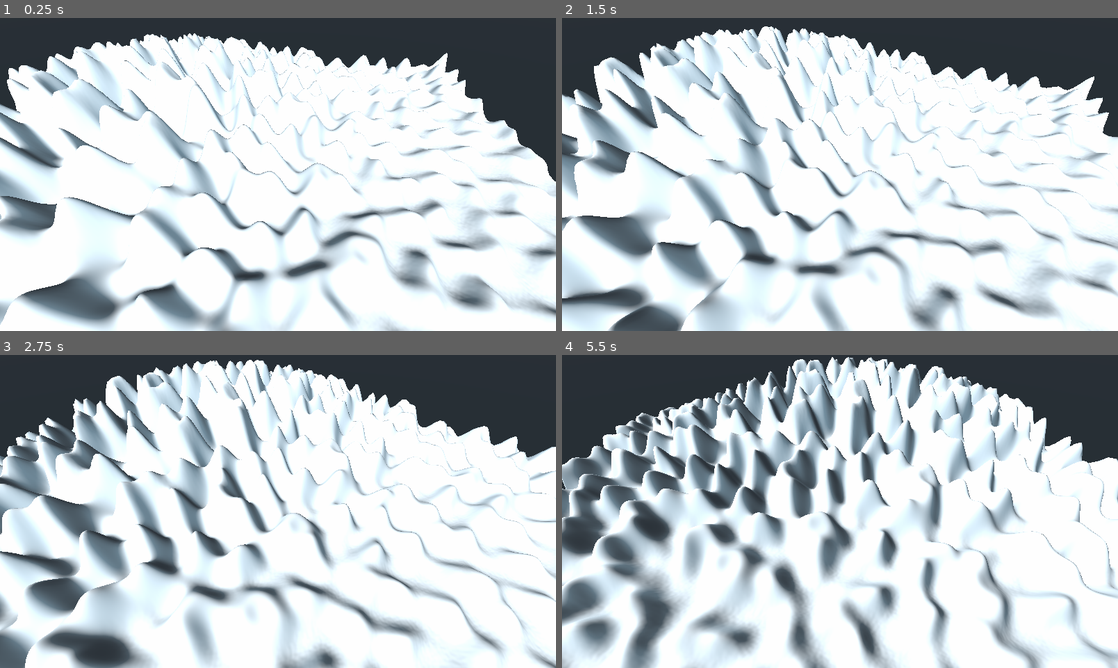
Above: before the commit, frames 1-4 (two rows, left to right).
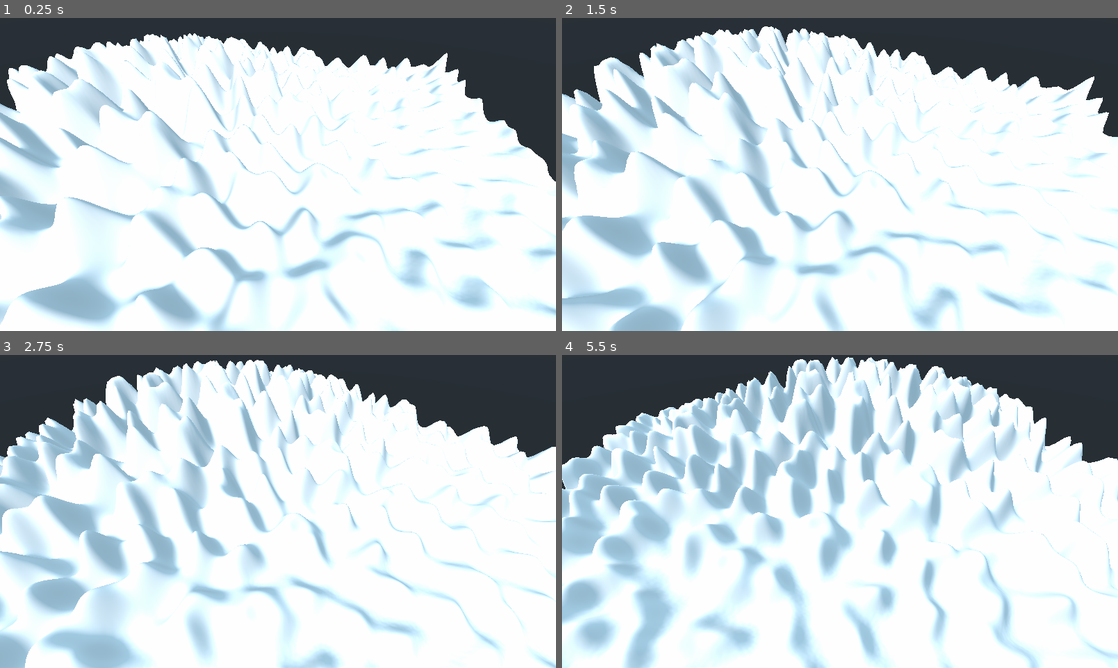
Above: after the commit, the same moments.

Repository: Regnaris/OpenWorld
Game: Godot game, scene res://demo.tscn
Same seed, same stepped clock (60 frames per second), same inputs: the game is played once before the commit and once after it.
Inputs:
- Up to frame 1 (0.25 s): no input
- Up to frame 2 (1.5 s): no input
- Up to frame 3 (2.75 s): no input
- Up to frame 4 (5.5 s): no input

The runs differ from the first frame. In frame 1, 16% of the frame differs, in the area x 0-100%, y 4-100%; in frame 2, 19%; in frame 3, 22%; in frame 4, 32%, in the area x 0-100%, y 0-100%.

Commit message:
Fixed wrong normals

Diff:
--- a/terrain/terrain.shader
+++ b/terrain/terrain.shader
@@ -156,9 +156,9 @@
 	float hD = get_height_bicubic(ws_vertex.xz - off.zy);
 	float hU = get_height_bicubic(ws_vertex.xz + off.zy);
 	os_normal = normalize(vec3(
-		hL - hR,
-		hD - hU,
-		2.0 / height_scale
+		(hL - hR),
+		2.0 / height_scale,
+		(hD - hU)
 	));
 	NORMAL = (INV_CAMERA_MATRIX * vec4(os_normal, 0.0)).xyz;
 
